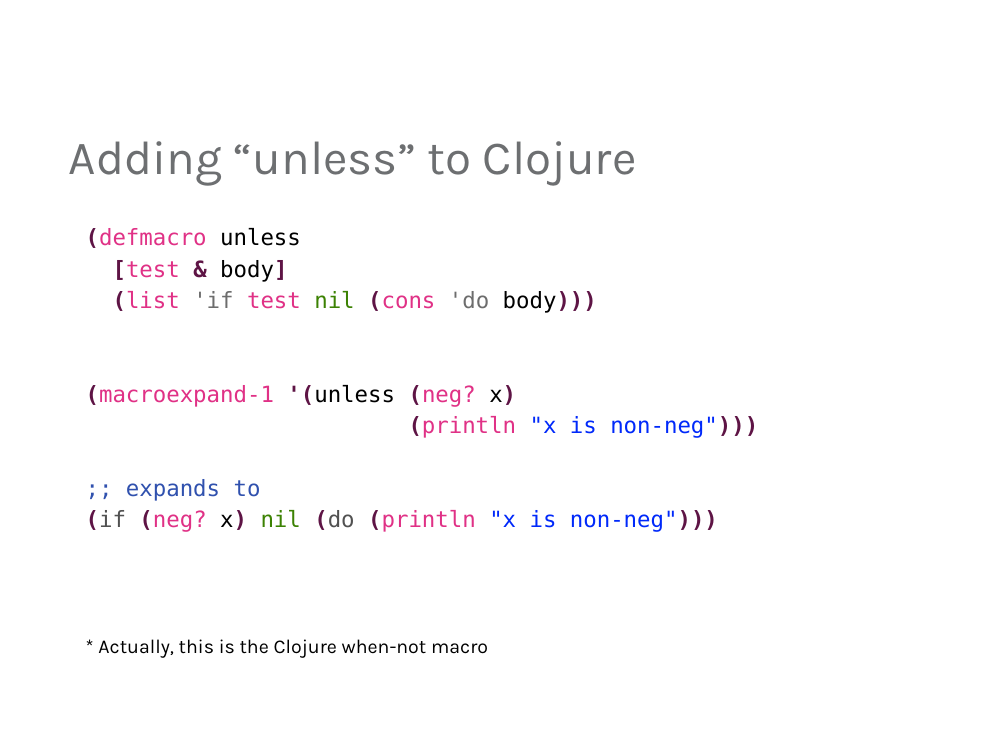
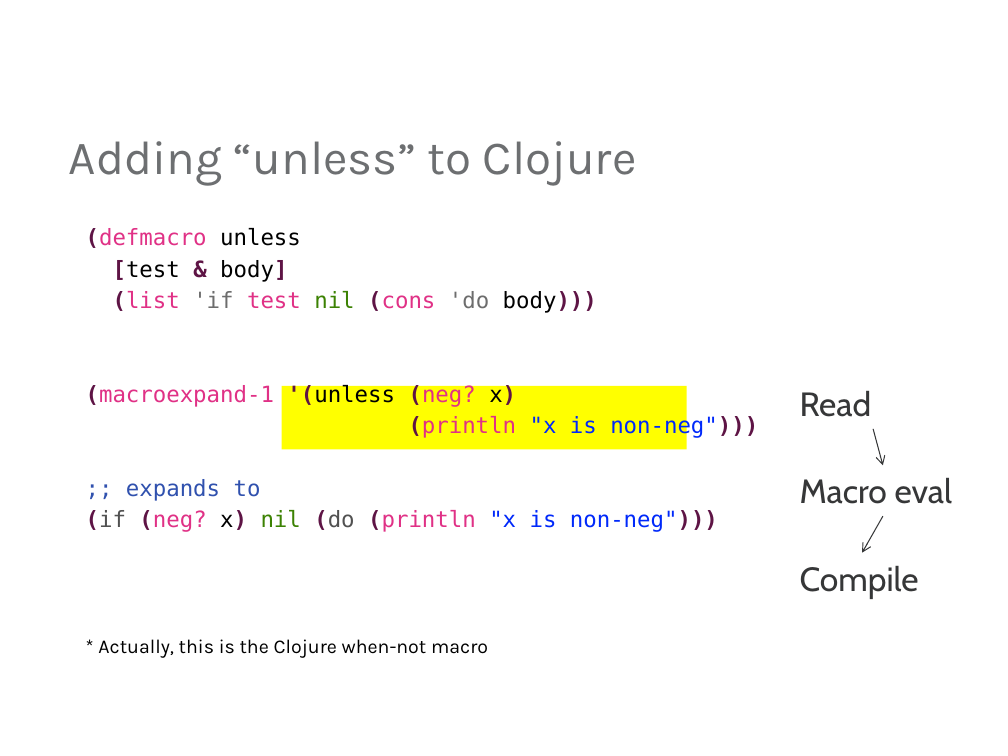
Before and after one commit to mjul/top-10-clojure-oredev-2011, a slide deck: slide 40 of Top Things to Learn From Clojure.pptx (slide 39 before the commit). Drawn at 1008x756 pixels with LibreOffice and Linux fonts; fonts in the diff are those of the drawing; background and template pictures are left out. Boxes give left, top, right and bottom in pixels: in the first picture for what was removed or moved away, otherwise in the second. Text is boxed around its words. In the diff, an @@ line names an element or a change of style, - is before the commit and + after.

```diff
--- a/Top Things to Learn From Clojure.pptx
+++ b/Top Things to Learn From Clojure.pptx
@@ text at [113,260,287,282]: text colour #E03186 to #000000 in "[test" @@
@@ rectangle added at [282,386,687,450], fill #FFFF00 @@
@@ text added at [800,390,872,417], 24 pt, text #363738 @@
+Read
@@ arrow added from (873, 428) to (883, 466), #363738 0.75 pt @@
@@ text added at [800,477,952,504], 24 pt, text #363738 @@
+Macro eval
@@ arrow added from (883, 516) to (862, 552), #363738 0.75 pt @@
@@ text added at [800,565,919,599], 24 pt, text #363738 @@
+Compile
```
Also in this commit, not shown: 7 other slides changed, 1 slide added, 1 other file.
